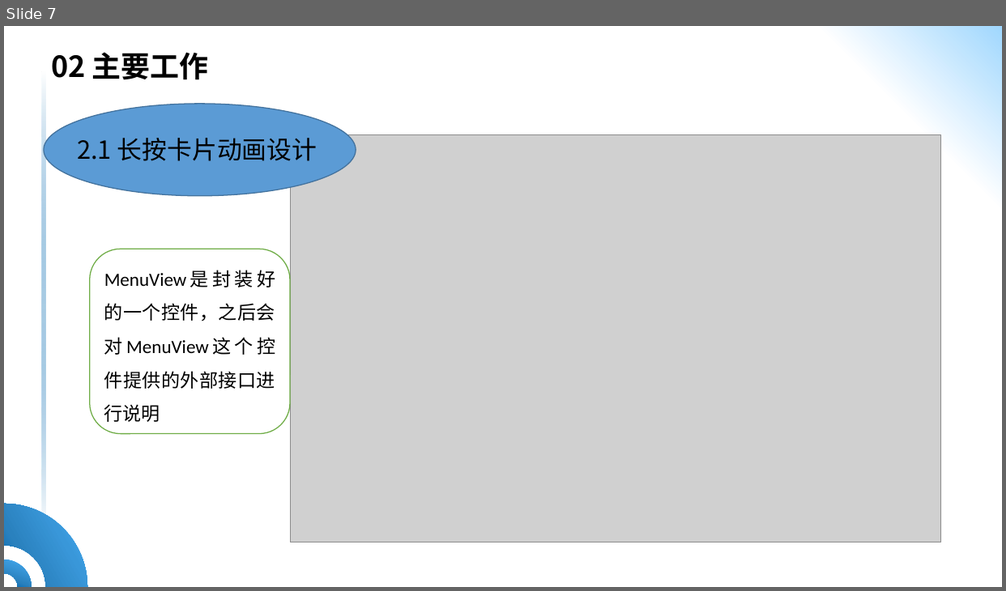
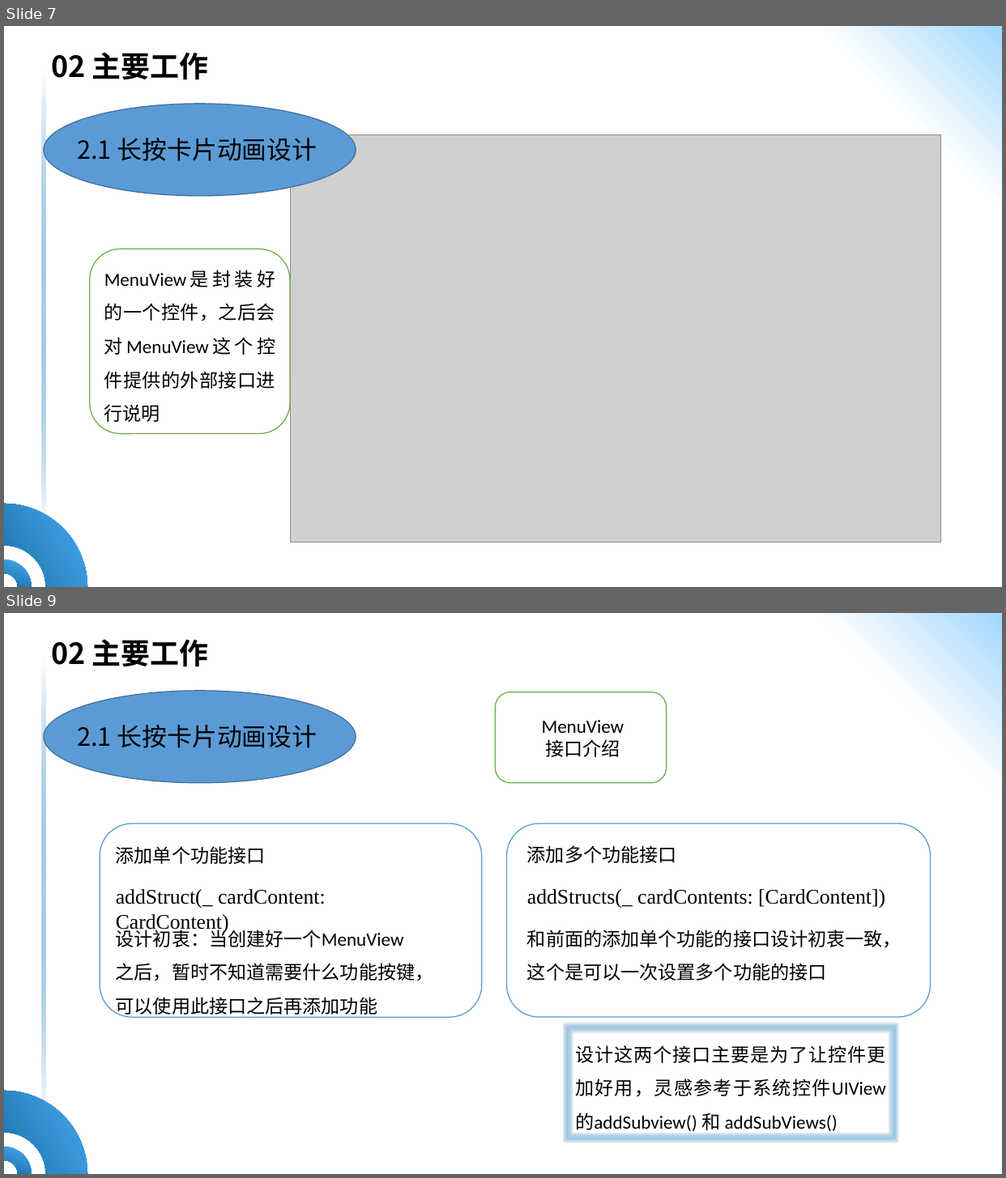
Before and after one commit to HQ-L/ppt-10.27, a slide deck: 答辩ppt-李慧奇.pptx. Shown one above the other, each under a label of ours: slide 7 before the commit, slides 7 and 9 after it; the slides between them are not shown. The pictures are 1006x591 and 1006x1178 pixels, drawn with LibreOffice and Linux fonts; fonts in the diff are those of the drawing; grey boxes stand for pictures; background and template pictures are left out. Boxes give left, top, right and bottom in pixels: in the first picture for what was removed or moved away, otherwise in the second. Text is boxed around its words. In the diff, an @@ line names an element or a change of style, - is before the commit and + after.

```diff
--- a/答辩ppt-李慧奇.pptx
+++ b/答辩ppt-李慧奇.pptx
@@ slide 9 added at (4, 613, 1002, 1174), background gradient #FFFFFF to #A0D7FE; not listed: 3 template elements that a slide beside it also shows @@
@@ text added at (51, 639, 209, 667), 28 pt, text #000000, bold @@
+02 主要工作
@@ ellipse added at (44, 691, 356, 783), fill #5B9BD5, outline #43739E 1 pt @@
@@ rounded rectangle added at (495, 692, 667, 783), fill #FFFFFF, outline #70AD47 1 pt @@
@@ text added at (77, 725, 317, 748), 24 pt, text #000000 @@
+2.1 长按卡片动画设计
@@ text added at (542, 720, 624, 757), 18 pt, text #000000 @@
+MenuView
+接口介绍
@@ rounded rectangle added at (100, 824, 482, 1017), fill #FFFFFF, outline #5B9BD5 1 pt @@
@@ rounded rectangle added at (507, 824, 931, 1017), fill #FFFFFF, outline #5B9BD5 1 pt @@
@@ text added at (116, 846, 266, 864), 18 pt, text #000000 @@
+添加单个功能接口
@@ text added at (527, 845, 677, 863), 18 pt, text #000000 @@
+添加多个功能接口
@@ text added at (116, 889, 326, 933), 20 pt, text #000000 @@
+addStruct(_ cardContent: CardContent)
@@ text added at (527, 889, 885, 909), 20 pt, text #000000 @@
+addStructs(_ cardContents: [CardContent])
@@ text added at (116, 926, 434, 1018), 18 pt, text #000000 @@
+设计初衷：当创建好一个MenuView之后，暂时不知道需要什么功能按键，可以使用此接口之后再添加功能
@@ text added at (527, 930, 901, 981), 18 pt, text #000000 @@
+和前面的添加单个功能的接口设计初衷一致，这个是可以一次设置多个功能的接口
@@ rectangle added at (568, 1029, 893, 1138), outline #B5D2EC 0.75 pt, 18 pt, text #000000 @@
+设计这两个接口主要是为了让控件更加好用，灵感参考于系统控件UIView的addSubview() 和 addSubViews()
```
Also in this commit, not shown: 2 slides changed, 14 other slides added.
